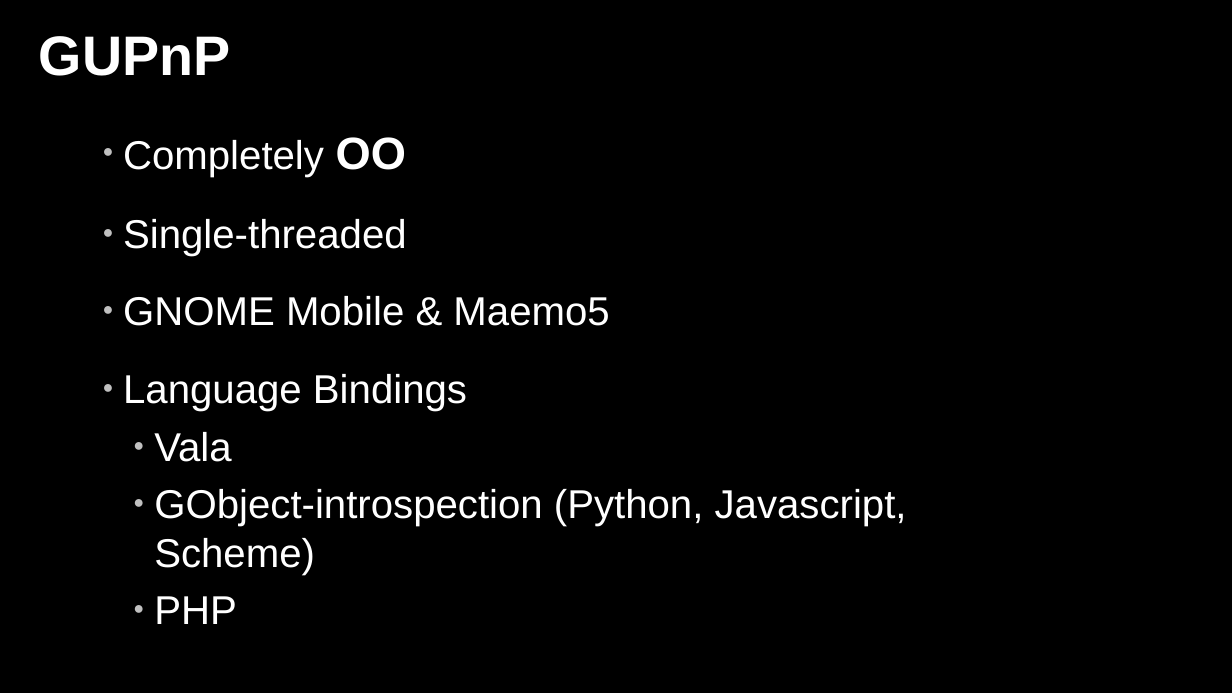
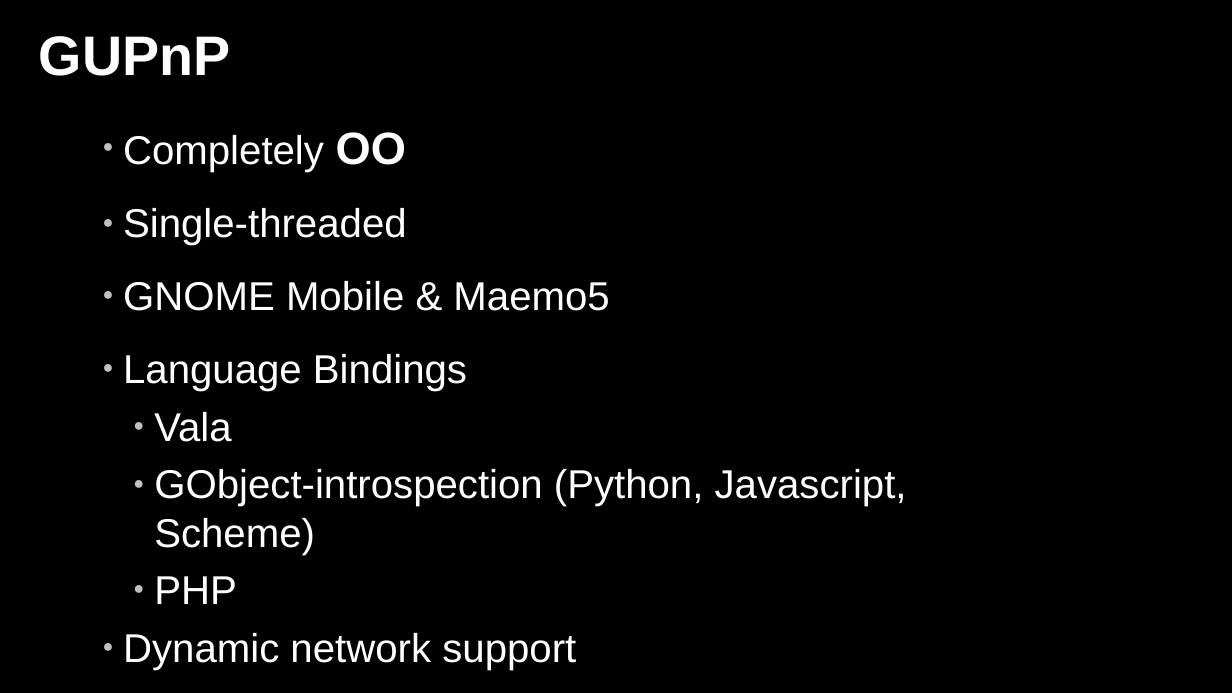
Before and after one commit to zeenix/rygel-presentation-2009, a slide deck: slide 7 of slides.odp. Drawn at 1232x693 pixels with LibreOffice and Linux fonts; fonts in the diff are those of the drawing; background and template pictures are left out. Boxes give left, top, right and bottom in pixels: in the first picture for what was removed or moved away, otherwise in the second. Text is boxed around its words. In the diff, an @@ line names an element or a change of style, - is before the commit and + after.

Commit message:
Move "Dynamic network" from Rygel to GUPnP slide

```diff
--- a/slides.odp
+++ b/slides.odp
@@ text at (123, 132, 609, 391): line spacing 1.4 to 1.3 @@
@@ text at (123, 633, 576, 670): paragraph added @@
+● Dynamic network support
```
Also in this commit, not shown: 1 other slide changed.
